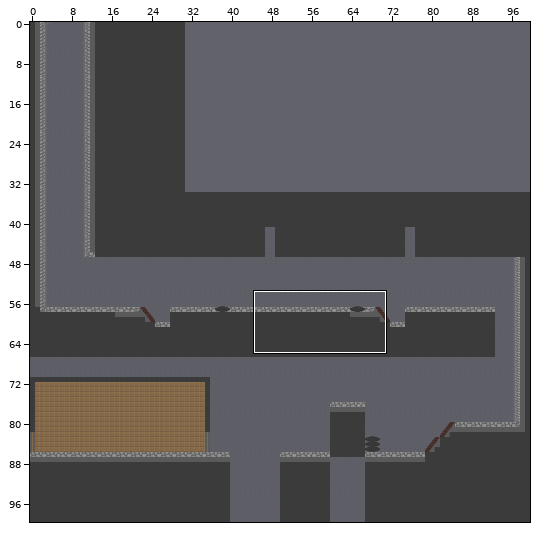
Level history. Tiled map: Assets/Tiles/firstTileSet.tmx. Above, an overview of the earlier version with the close-up marked.
Close-up. Old version:
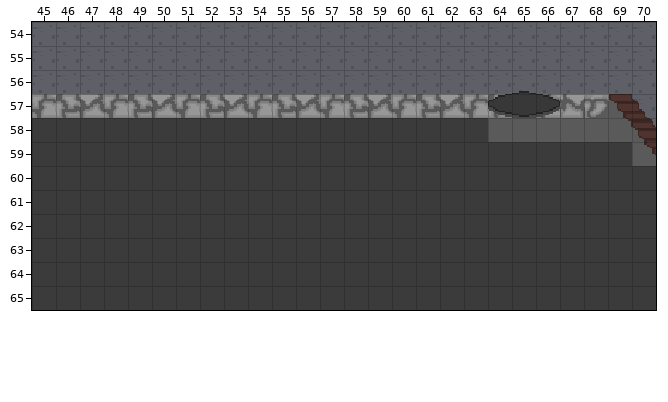
Cells are 16x16 px. Shown: x 45..70, y 54..65. The commit also changed other parts of the map, which this record leaves out. Tiles whose own drawing changed are shown in their newer look in all pictures.
The same view after the edit:
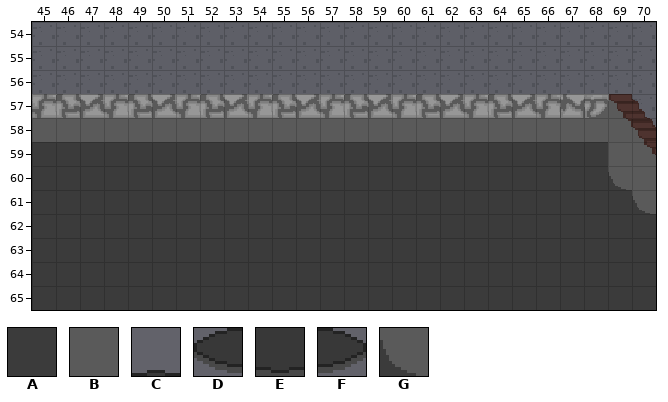
Key: from "myTileSet": A 73, B 74, C 97, D 140, E 141, F 142, G 633.
_ is an empty cell.
From old to new:
Layer "prototype":
y 58: x 45..63 AAAAAAAAAAAAAAAAAAA -> BBBBBBBBBBBBBBBBBBB
y 59: x 69 A -> B
y 60: x 69..70 AA -> GB
y 61: x 70 A -> G
Layer "objects":
y 56: x 65 C -> _
y 57: x 64..66 DEF -> ___
Boxes around the changes in both close-ups, in picture pixels (x1, y1, x2, y2):
changed: (32, 91, 560, 142)
changed: (608, 142, 656, 214)
